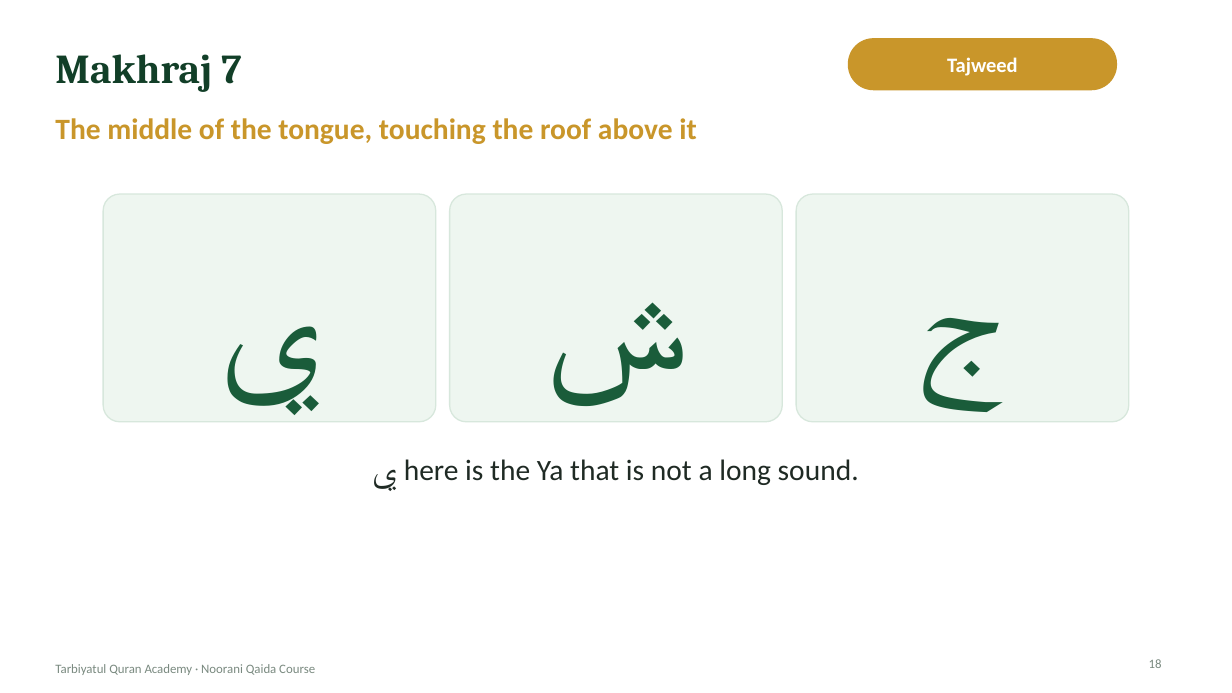
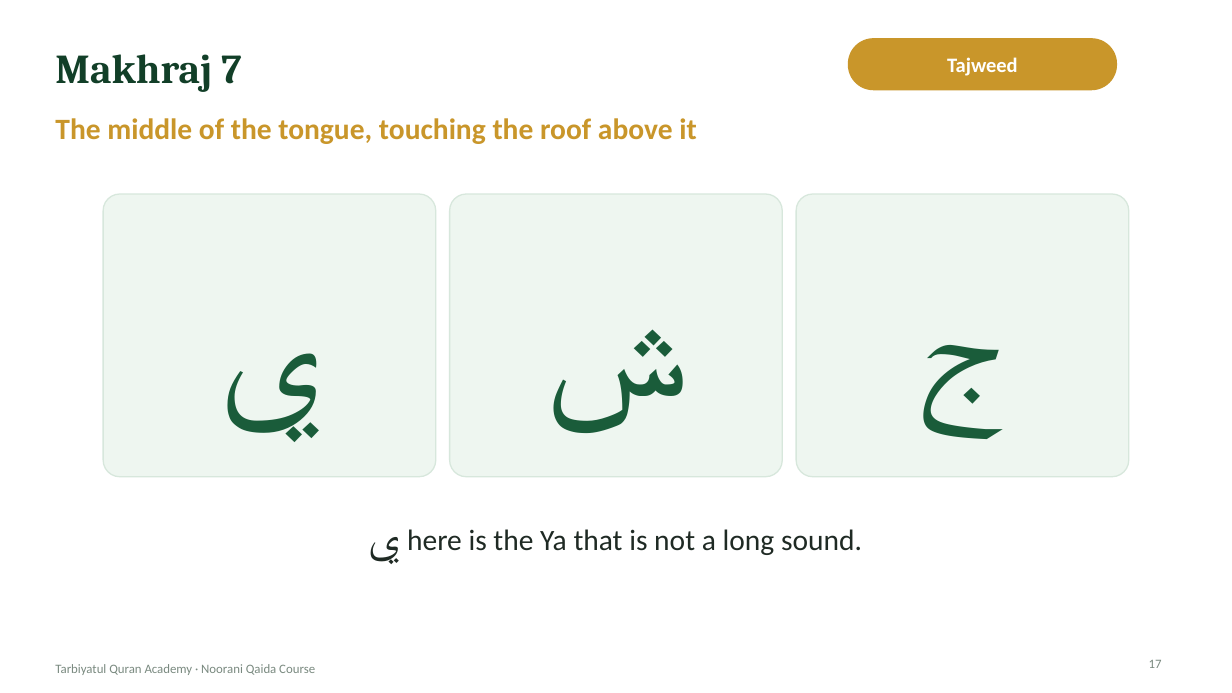
Before and after one commit to ibnhosain/TQA-Management-System, a slide deck: slide 17 of backend/core/deck_seed/noorani-qaida-lecture-03.pptx (slide 18 before the commit). Drawn at 1232x693 pixels with LibreOffice and Linux fonts; fonts in the diff are those of the drawing; background and template pictures are left out. Boxes give left, top, right and bottom in pixels: in the first picture for what was removed or moved away, otherwise in the second. Text is boxed around its words. In the diff, an @@ line names an element or a change of style, - is before the commit and + after.

```diff
--- a/backend/core/deck_seed/noorani-qaida-lecture-03.pptx
+++ b/backend/core/deck_seed/noorani-qaida-lecture-03.pptx
@@ text "ي": place and size @@
-text "ي" at bbox=[219, 326, 319, 410]
+text "ي" at bbox=[219, 353, 319, 437]
@@ proportions changed in 3 elements at bbox=[797, 194, 1129, 477], bbox=[450, 194, 783, 477], bbox=[104, 194, 436, 477] @@
@@ rounded rectangle: place and size @@
-rounded rectangle at bbox=[104, 194, 436, 421]
+rounded rectangle at bbox=[104, 194, 436, 477]
@@ text "ش": place and size @@
-text "ش" at bbox=[545, 302, 687, 406]
+text "ش" at bbox=[545, 329, 687, 433]
@@ rounded rectangle: place and size @@
-rounded rectangle at bbox=[450, 194, 783, 421]
+rounded rectangle at bbox=[450, 194, 783, 477]
@@ text "ج": place and size @@
-text "ج" at bbox=[922, 318, 1004, 410]
+text "ج" at bbox=[922, 345, 1004, 437]
@@ rounded rectangle: place and size @@
-rounded rectangle at bbox=[797, 194, 1129, 421]
+rounded rectangle at bbox=[797, 194, 1129, 477]
@@ text "ي here is the Ya ...": place and size @@
-text "ي here is the Ya ..." at bbox=[372, 459, 859, 491]
+text "ي here is the Ya ..." at bbox=[369, 529, 862, 563]
@@ text "ي here is the Ya ..." at bbox=[369, 529, 862, 563]: size 29 to 37 pt in "ي" @@
@@ page number at bbox=[1149, 660, 1162, 668]: text changed @@
-18
+17
```
Also in this commit, not shown: 12 other slides changed, 1 slide removed, 21 other files.
